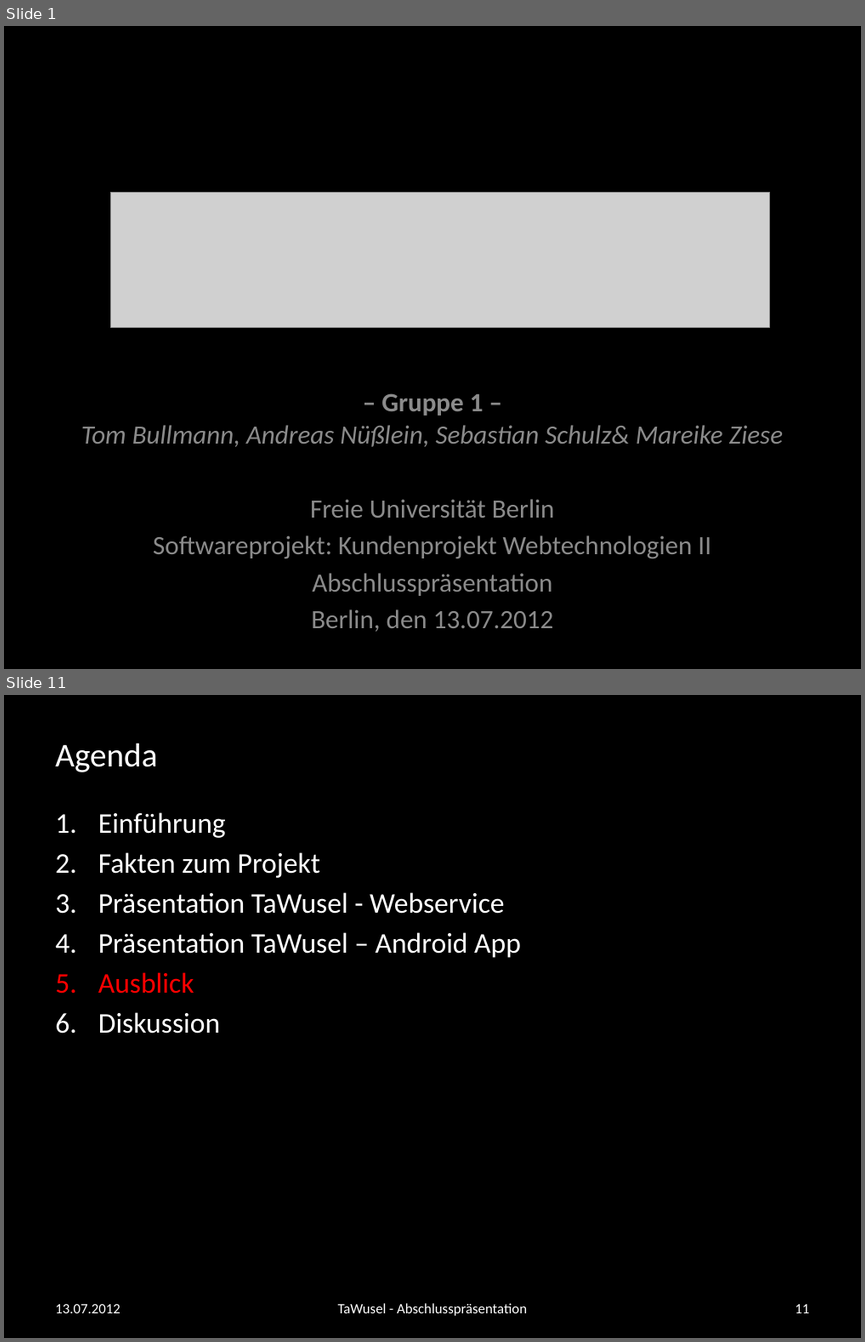
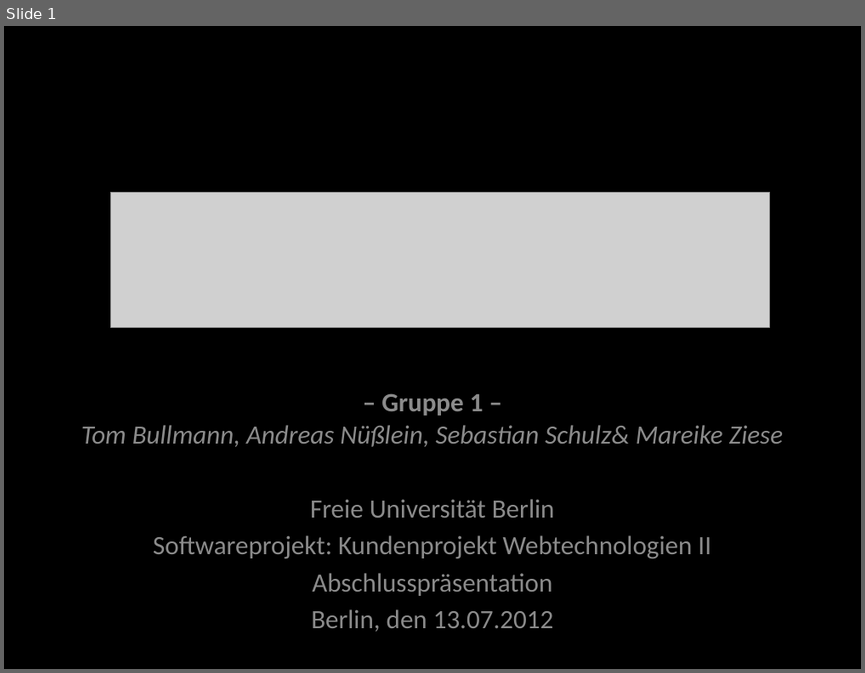
Before and after one commit to andreasnuesslein/swp_kp2_2012_gruppe1, a slide deck: Abschluss-Praesentation/vorlage.pptx. Shown one above the other, each under a label of ours: slides 1 and 11 before the commit, slide 1 after it; the slides between them are not shown. The pictures are 865x1342 and 865x673 pixels, drawn with LibreOffice and Linux fonts; fonts in the diff are those of the drawing; grey boxes stand for pictures; background and template pictures are left out. Boxes give left, top, right and bottom in pixels: in the first picture for what was removed or moved away, otherwise in the second. Text is boxed around its words. In the diff, an @@ line names an element or a change of style, - is before the commit and + after.

Commit message:
aktualsierung abschlusspräsentation
update nach dem feedback von clmb

```diff
--- a/Abschluss-Praesentation/vorlage.pptx
+++ b/Abschluss-Praesentation/vorlage.pptx
@@ slide 11 removed at bbox=[4, 695, 861, 1338], background #000000 @@
@@ title removed at bbox=[55, 743, 157, 772] @@
-Agenda
@@ text removed at bbox=[98, 812, 521, 1033] @@
-1. Einführung
-2. Fakten zum Projekt
-3. Präsentation TaWusel - Webservice
-4. Präsentation TaWusel – Android App
-5. Ausblick
-6. Diskussion
@@ text removed at bbox=[55, 1304, 120, 1313] @@
-13.07.2012
@@ text removed at bbox=[338, 1303, 527, 1315] @@
-TaWusel - Abschlusspräsentation
@@ page number removed at bbox=[794, 1304, 809, 1313] @@
-11
```
Also in this commit, not shown: 7 slides changed, 3 slides added, 5 other slides removed, 1 other file.
